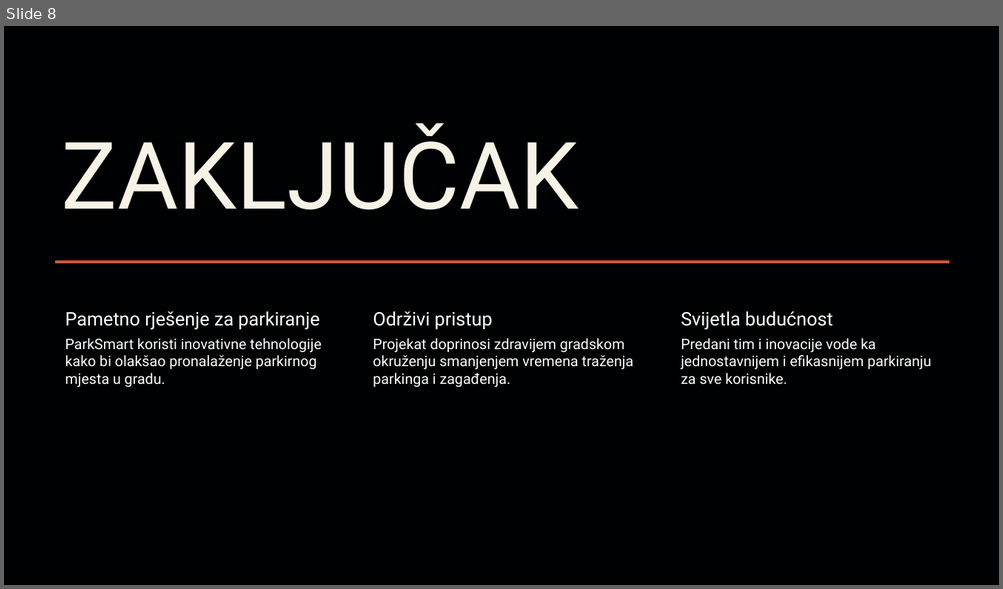
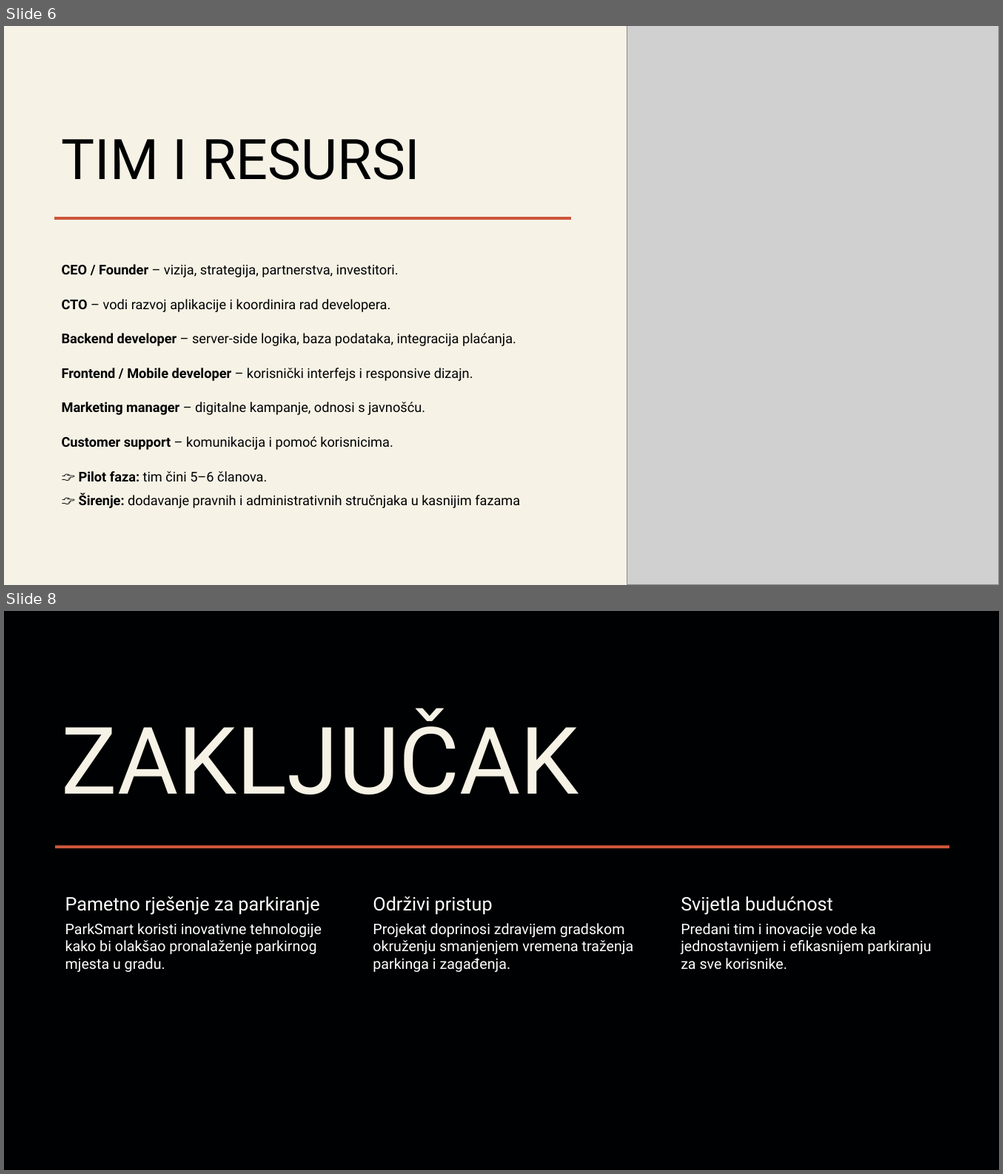
Before and after one commit to MastilovicRadoslav/startup_launch_simulation, a slide deck: Pitch presentation.pptx. Shown one above the other, each under a label of ours: slide 8 before the commit, slides 6 and 8 after it; the slides between them are not shown. The pictures are 1003x589 and 1003x1174 pixels, drawn with LibreOffice and Linux fonts; fonts in the diff are those of the drawing; grey boxes stand for pictures. Boxes give left, top, right and bottom in pixels: in the first picture for what was removed or moved away, otherwise in the second. Text is boxed around its words. In the diff, an @@ line names an element or a change of style, - is before the commit and + after.

```diff
--- a/Pitch presentation.pptx
+++ b/Pitch presentation.pptx
@@ slide 6 added at [4,26,999,585], background #F6F2E6 @@
@@ picture added at [627,26,999,585] @@
@@ title added at [62,138,420,180], 54 pt, text #000102 @@
+TIM I RESURSI
@@ line added from (54, 218) to (571, 218), #CC563B 2.5 pt @@
@@ text added at [62,264,520,508], 12.9 pt, text #000102 @@
+CEO / Founder – vizija, strategija, partnerstva, investitori.
+CTO – vodi razvoj aplikacije i koordinira rad developera.
+Backend developer – server-side logika, baza podataka, integracija plaćanja.
+Frontend / Mobile developer – korisnički interfejs i responsive dizajn.
+Marketing manager – digitalne kampanje, odnosi s javnošću.
+Customer support – komunikacija i pomoć korisnicima.
+👉 Pilot faza: tim čini 5–6 članova.
+👉 Širenje: dodavanje pravnih i administrativnih stručnjaka u kasnijim fazama
```
Also in this commit, not shown: 6 slides changed, 1 slide removed, 1 other file.
